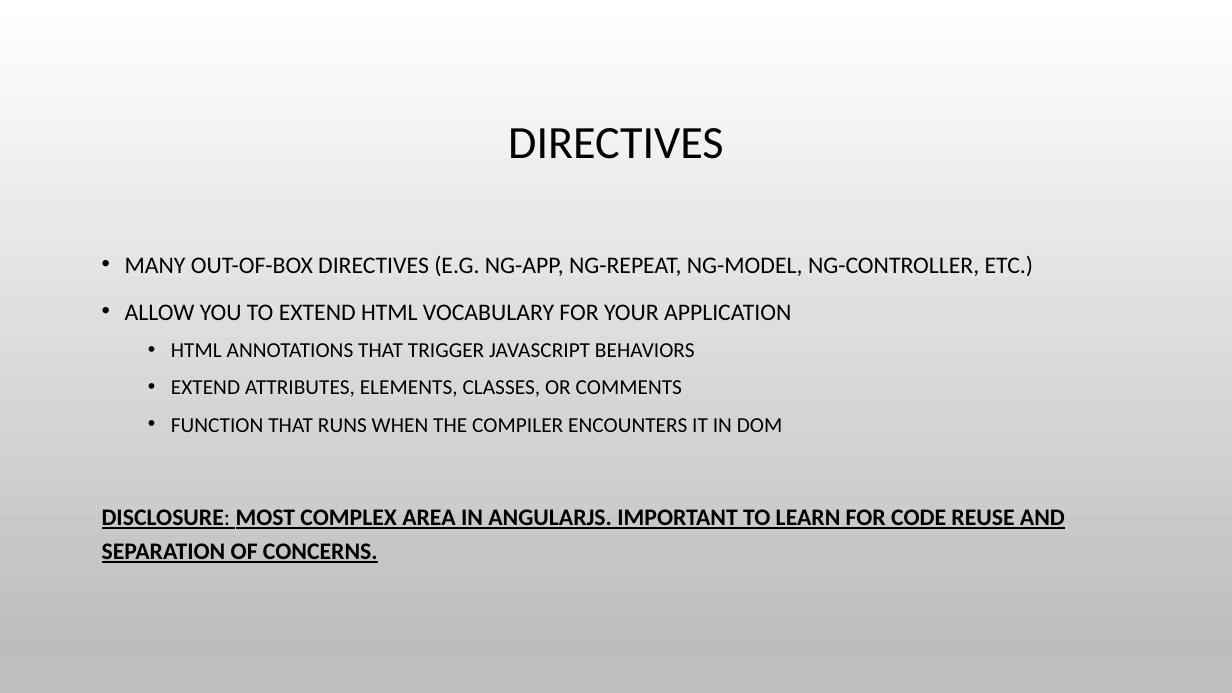
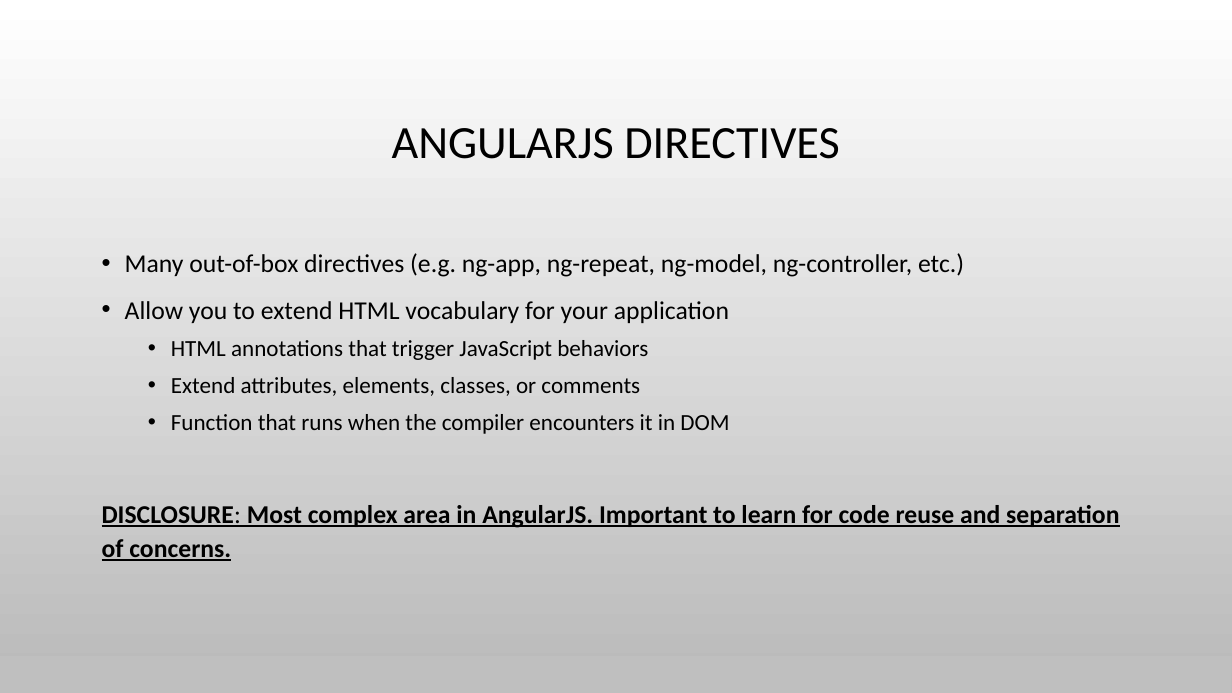
Before and after one commit to spietrek/spsdc2015, a slide deck: slide 18 of Building SPAs in SharePoint Using AngularJS.pptx (slide 13 before the commit). Drawn at 1232x693 pixels with LibreOffice and Linux fonts; fonts in the diff are those of the drawing; background and template pictures are left out. Boxes give left, top, right and bottom in pixels: in the first picture for what was removed or moved away, otherwise in the second. Text is boxed around its words. In the diff, an @@ line names an element or a change of style, - is before the commit and + after.

```diff
--- a/Building SPAs in SharePoint Using AngularJS.pptx
+++ b/Building SPAs in SharePoint Using AngularJS.pptx
@@ title at bbox=[392, 128, 840, 159]: text changed @@
-DIRECTIVES
+ANGULARJS DIRECTIVES
@@ text at bbox=[102, 253, 1119, 561]: text changed; size 18.5 to 20 pt @@
-• MANY OUT-OF-BOX DIRECTIVES (E.G. NG-APP, NG-REPEAT, NG-MODEL, NG-CONTROLLER, ETC.)
-• ALLOW YOU TO EXTEND HTML VOCABULARY FOR YOUR APPLICATION
-  • HTML ANNOTATIONS THAT TRIGGER JAVASCRIPT BEHAVIORS
-  • EXTEND ATTRIBUTES, ELEMENTS, CLASSES, OR COMMENTS
-  • FUNCTION THAT RUNS WHEN THE COMPILER ENCOUNTERS IT IN DOM
-DISCLOSURE: MOST COMPLEX AREA IN ANGULARJS. IMPORTANT TO LEARN FOR CODE REUSE AND SEPARATION OF CONCERNS.
+• Many out-of-box directives (e.g. ng-app, ng-repeat, ng-model, ng-controller, etc.)
+• Allow you to extend HTML vocabulary for your application
+  • HTML annotations that trigger JavaScript behaviors
+  • Extend attributes, elements, classes, or comments
+  • Function that runs when the compiler encounters it in DOM
+DISCLOSURE: Most complex area in AngularJS. Important to learn for code reuse and separation of concerns.
```
Also in this commit, not shown: 14 other slides changed, 9 slides added, 3 slides removed.
